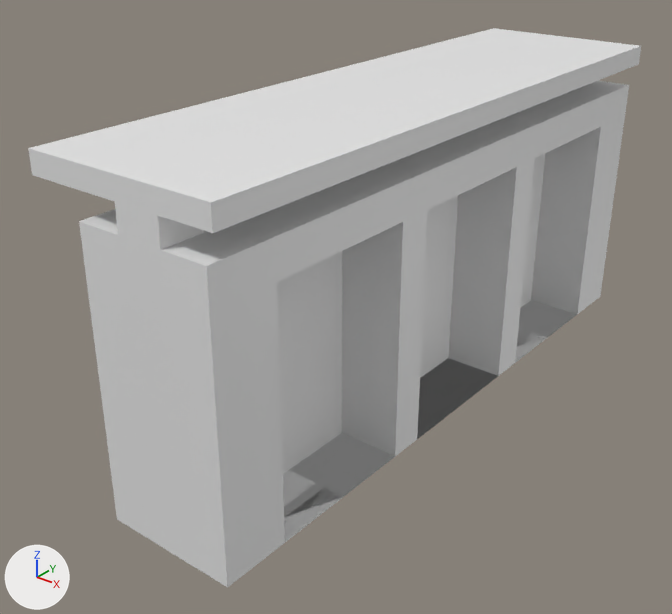
Two versions of the FBX model Assets/ScenaModele/blat.fbx, one commit apart.
Camera for both pictures: a 50 mm camera at (-23.36, -20.39, 0.87) aimed at (-30.53, -11.42, -4.69). Lighting does not change. The marker at lower left points along +X, +Y and +Z. Where no turn or scale is listed for an object, it has been applied to the vertices.
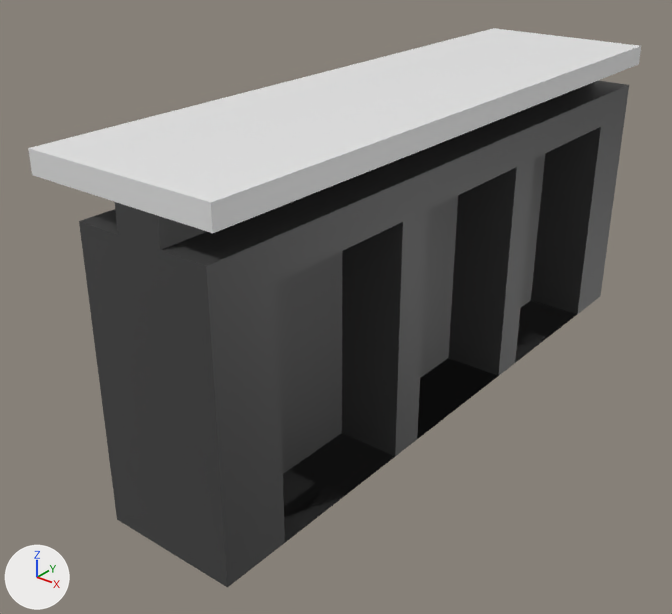
Changed parts and their boxes [x1, y1, x2, y2] in the pictures (672 x 614 px):
part 1 of me_cube_282, recoloured (white to black)
    both: [79, 80, 629, 588]

The change, as a list of edits to the scene's bpy script:
```text
Add mat_material_015:
    mat_material_015 = principled_material('Material.015')
    mat_material_015.base_color = (0.0555, 0.0555, 0.0555)  # black #434343
Add mat_material_016:
    mat_material_016 = principled_material('Material.016')
    mat_material_016.base_color = (0.8, 0.8, 0.8)  # white #e7e7e7
Change me_cube_282:
    where me_cube_282.from_pydata(...)  # 160 vertices, 316 faces; spans x -1.74..0.85, y -4.6..4.6, z -1.0..3.28
    used by ob_cube_209; location = (-29.7, -10.62, -5.05)
    me_cube_282 part 1: all 234 faces centred in x -1.31..0.74, y -4.6..4.6, z -1.0..3.01 switch from no material to mat_material_015 (black #434343)
    add me_cube_282.materials.append(mat_material_016)  # white #e7e7e7
```
